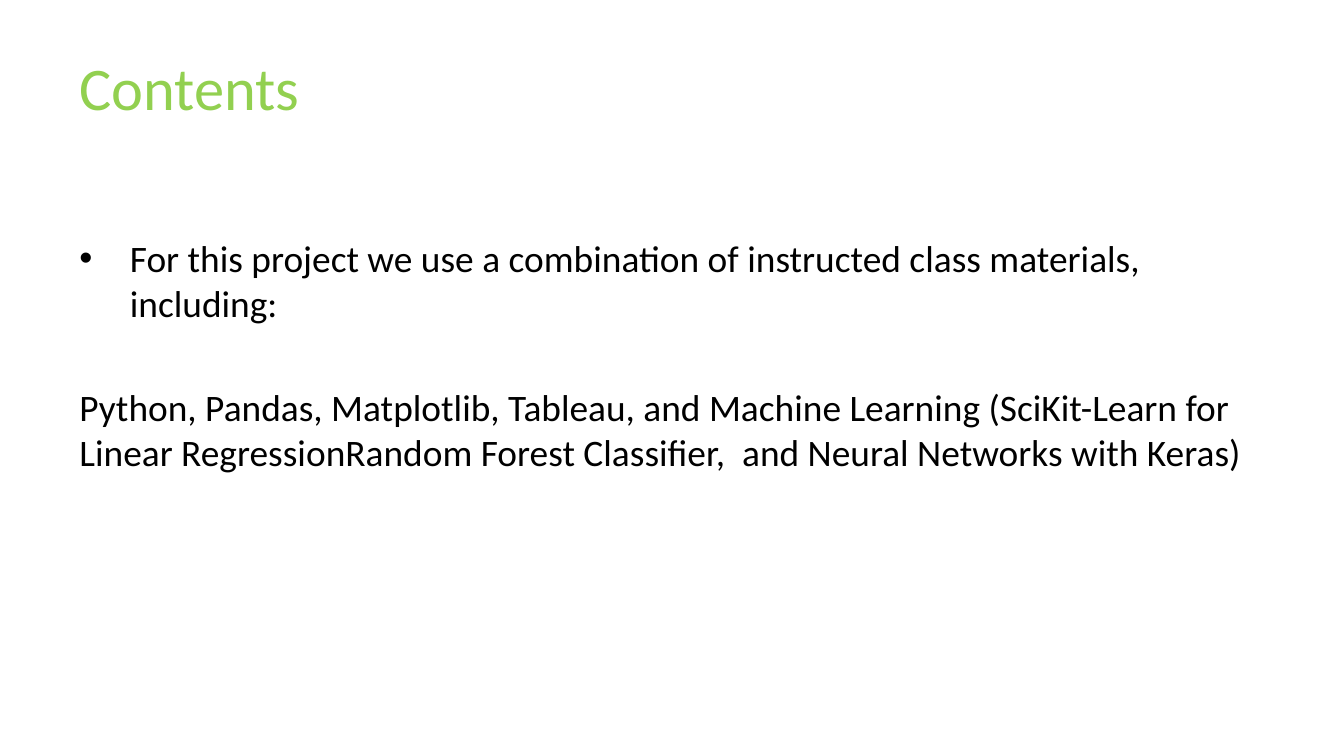
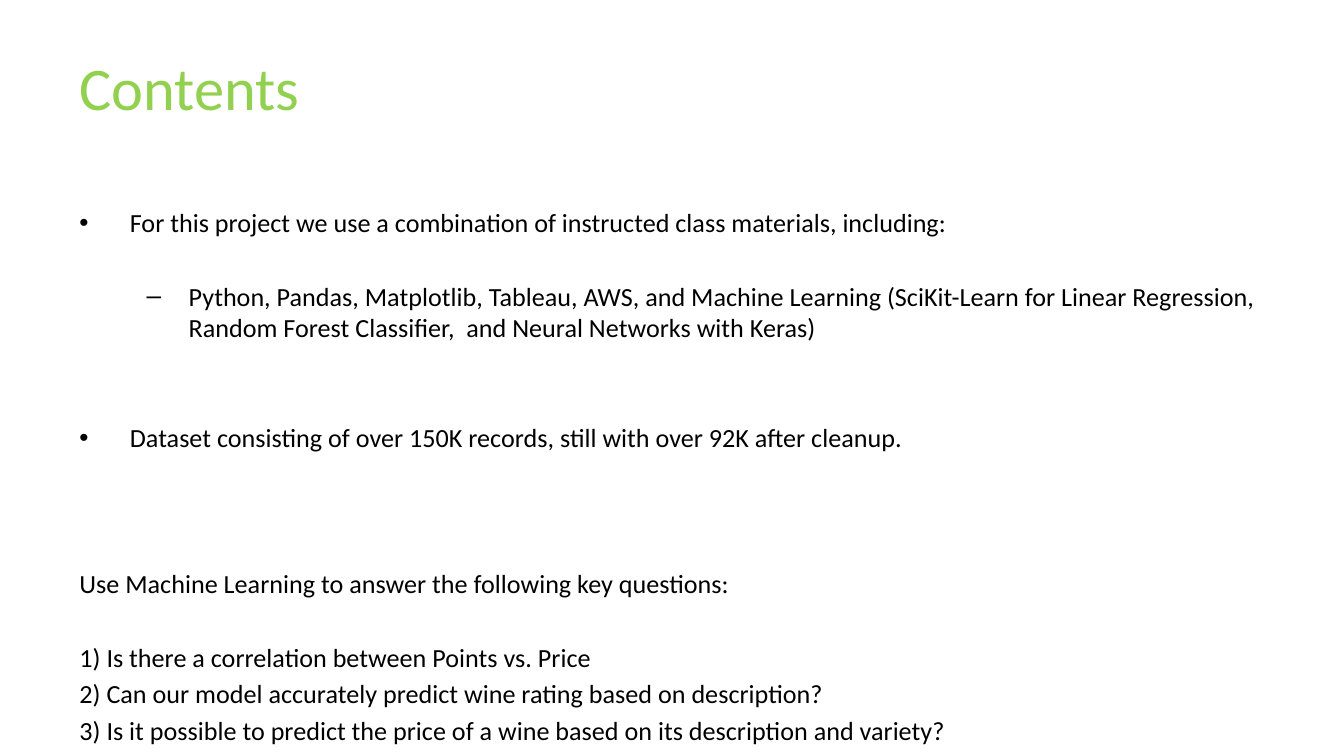
Before and after one commit to tuyetnguyen56/FINAL_PROJECT, a slide deck: slide 2 of Fabio/Wines Across the World.pptx. Drawn at 1344x756 pixels with LibreOffice and Linux fonts; fonts in the diff are those of the drawing; background and template pictures are left out. Boxes give left, top, right and bottom in pixels: in the first picture for what was removed or moved away, otherwise in the second. Text is boxed around its words. In the diff, an @@ line names an element or a change of style, - is before the commit and + after.

```diff
--- a/Fabio/Wines Across the World.pptx
+++ b/Fabio/Wines Across the World.pptx
@@ text "For this project we use ...": place and size @@
-text "For this project we use ..." at bbox=[79, 246, 1240, 473]
+text "For this project we use ..." at bbox=[79, 214, 1253, 745]
@@ text at bbox=[130, 214, 946, 237]: size 20 to 14 pt in "For this project we use a combination ..."; less space between paragraphs @@
@@ text at bbox=[79, 287, 1253, 745]: text changed; size 20 to 14 pt @@
-Python, Pandas, Matplotlib, Tableau, and Machine Learning (SciKit-Learn for Linear RegressionRandom Forest Classifier, and Neural Networks with Keras)
+  – Python, Pandas, Matplotlib, Tableau, AWS, and Machine Learning (SciKit-Learn for Linear Regression, Random Forest Classifier, and Neural Networks with Keras)
+• Dataset consisting of over 150K records, still with over 92K after cleanup.
+Use Machine Learning to answer the following key questions:
+1) Is there a correlation between Points vs. Price
+2) Can our model accurately predict wine rating based on description?
+3) Is it possible to predict the price of a wine based on its description and variety?
```
Also in this commit, not shown: 1 other file.
